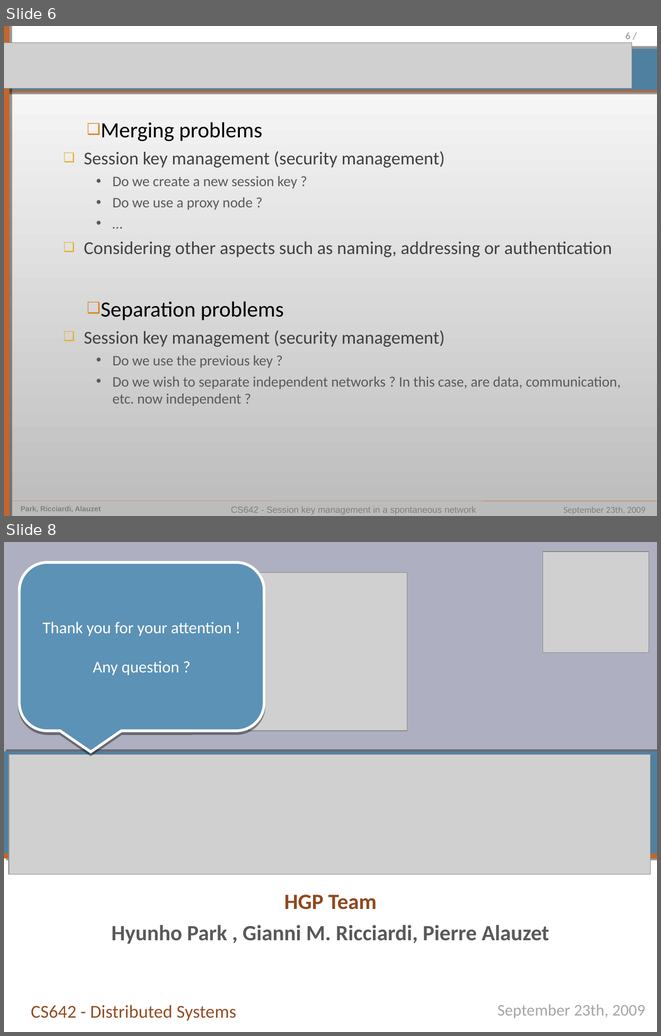
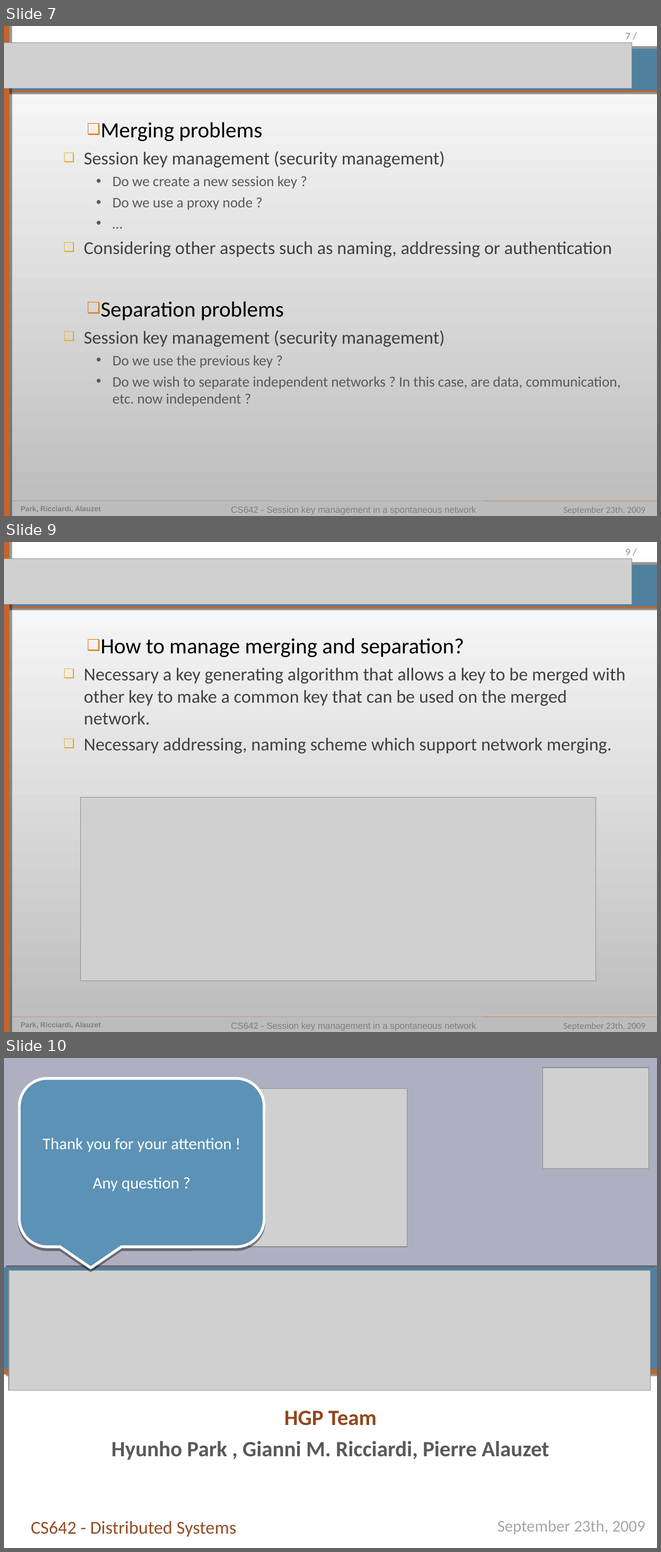
Before and after one commit to pierrealauzet/skemasnet, a slide deck: CS642_HGP_Proposal.ppt. Shown one above the other, each under a label of ours: slides 6 and 8 before the commit, slides 7, 9 and 10 after it; the slides between them are not shown. The pictures are 661x1036 and 661x1552 pixels, drawn with LibreOffice and Linux fonts; fonts in the diff are those of the drawing; grey boxes stand for pictures. Boxes give left, top, right and bottom in pixels: in the first picture for what was removed or moved away, otherwise in the second. Text is boxed around its words. In the diff, an @@ line names an element or a change of style, - is before the commit and + after.

```diff
--- a/CS642_HGP_Proposal.ppt
+++ b/CS642_HGP_Proposal.ppt
@@ slide 9 added at bbox=[4, 542, 657, 1032], background gradient #BCBCBC to #FFFFFF; not listed: 9 template elements that a slide beside it also shows @@
@@ picture added at bbox=[4, 558, 632, 604] @@
@@ text added at bbox=[84, 638, 626, 753], 20 pt, text #404040 @@
+❑ How to manage merging and separation?
+  ❑ Necessary a key generating algorithm that allows a key to be merged with other key to make a common key that can be used on the merged network.
+  ❑ Necessary addressing, naming scheme which support network merging.
@@ picture added at bbox=[80, 797, 595, 981] @@
@@ what was slide 6 is now slide 7 @@
@@ page number at bbox=[625, 33, 630, 39]: text changed @@
-6 /
+7 /
@@ what was slide 8 is now slide 10 @@
```
Also in this commit, not shown: 3 slides changed, 1 other slide added, 1 other file.
